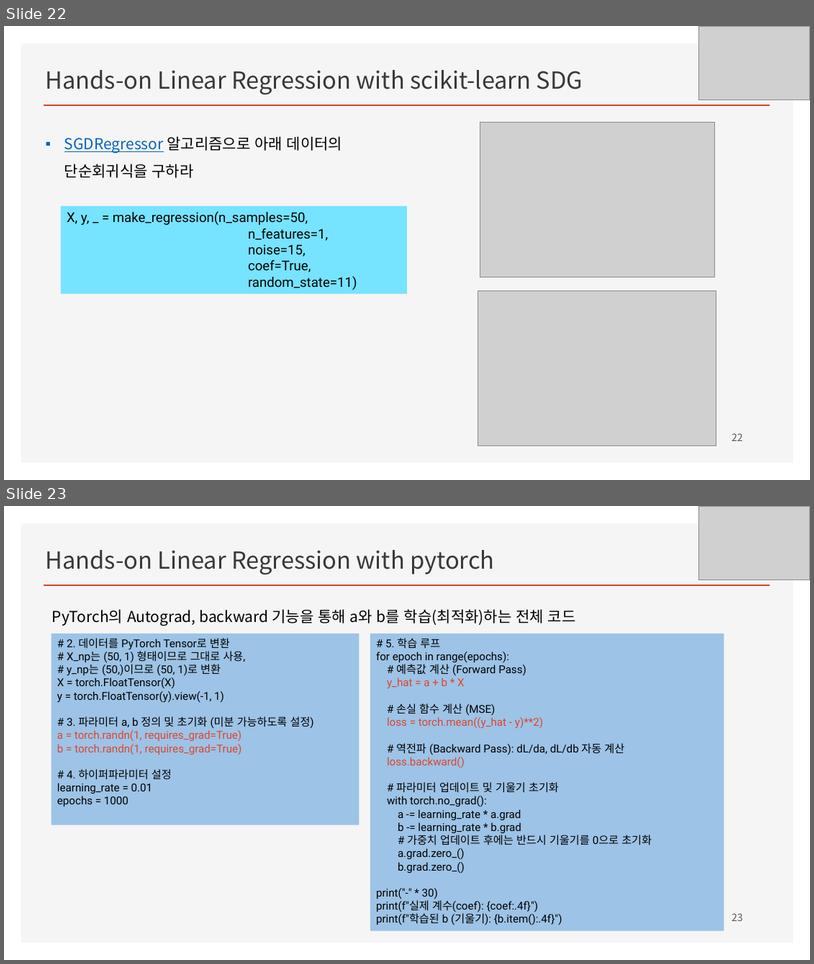
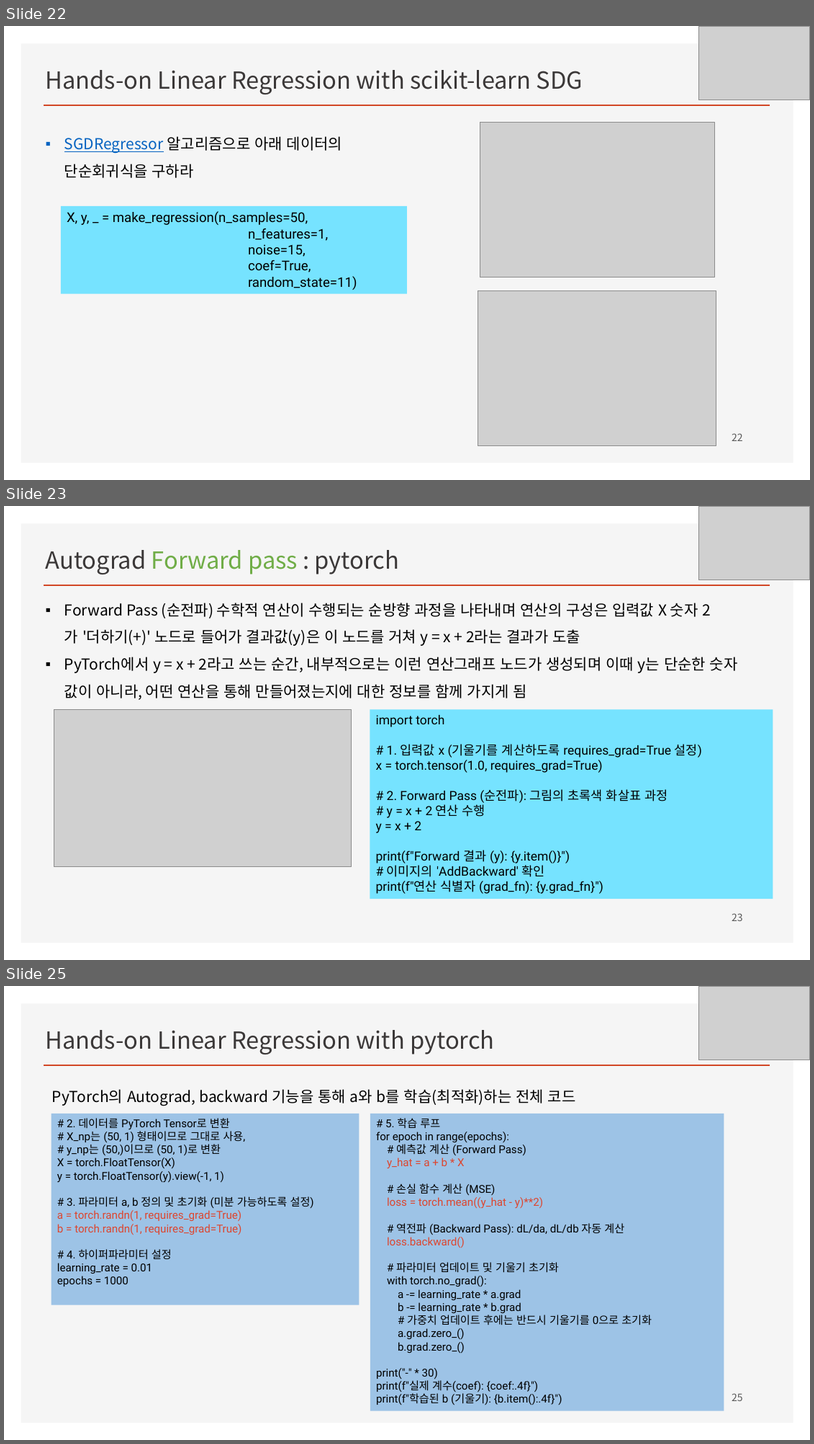
Before and after one commit to ancestor9/mathematics-for-machine-learning, a slide deck: Linear_Algebra/w4_Perceptron_Regression.pptx. Shown one above the other, each under a label of ours: slides 22 and 23 before the commit, slides 22, 23 and 25 after it; the slides between them are not shown. The pictures are 814x964 and 814x1444 pixels, drawn with LibreOffice and Linux fonts; fonts in the diff are those of the drawing; grey boxes stand for pictures; background and template pictures are left out. Boxes give left, top, right and bottom in pixels: in the first picture for what was removed or moved away, otherwise in the second. Text is boxed around its words. In the diff, an @@ line names an element or a change of style, - is before the commit and + after.

```diff
--- a/Linear_Algebra/w4_Perceptron_Regression.pptx
+++ b/Linear_Algebra/w4_Perceptron_Regression.pptx
@@ slide 23 added at [4, 506, 810, 960], background #FFFFFF; not listed: 2 template elements that a slide beside it also shows @@
@@ picture added at [699, 507, 810, 580] @@
@@ text added at [46, 550, 399, 574], 28 pt, text #3B3838 @@
+Autograd Forward pass : pytorch
@@ text added at [64, 602, 738, 700], 18 pt, text #000000 @@
+▪ Forward Pass (순전파) 수학적 연산이 수행되는 순방향 과정을 나타내며 연산의 구성은 입력값 X 숫자 2가 '더하기(+)' 노드로 들어가 결과값(y)은 이 노드를 거쳐 y = x + 2라는 결과가 도출
+▪ PyTorch에서 y = x + 2라고 쓰는 순간, 내부적으로는 이런 연산그래프 노드가 생성되며 이때 y는 단순한 숫자 값이 아니라, 어떤 연산을 통해 만들어졌는지에 대한 정보를 함께 가지게 됨
@@ picture added at [54, 709, 351, 867] @@
@@ rectangle added at [370, 709, 774, 898], fill #76E3FF, 15 pt, text #000000 @@
+import torch
+# 1. 입력값 x (기울기를 계산하도록 requires_grad=True 설정)
+x = torch.tensor(1.0, requires_grad=True)
+# 2. Forward Pass (순전파): 그림의 초록색 화살표 과정
+# y = x + 2 연산 수행
+y = x + 2
+print(f"Forward 결과 (y): {y.item()}")
+# 이미지의 'AddBackward' 확인
+print(f"연산 식별자 (grad_fn): {y.grad_fn}")
@@ page number added at [732, 913, 743, 921], 12 pt, text #595959 @@
+23
@@ what was slide 23 is now slide 25 @@
@@ page number at [732, 1393, 743, 1401]: text changed @@
-23
+25
```
Also in this commit, not shown: 1 slide changed, 1 other slide added.
